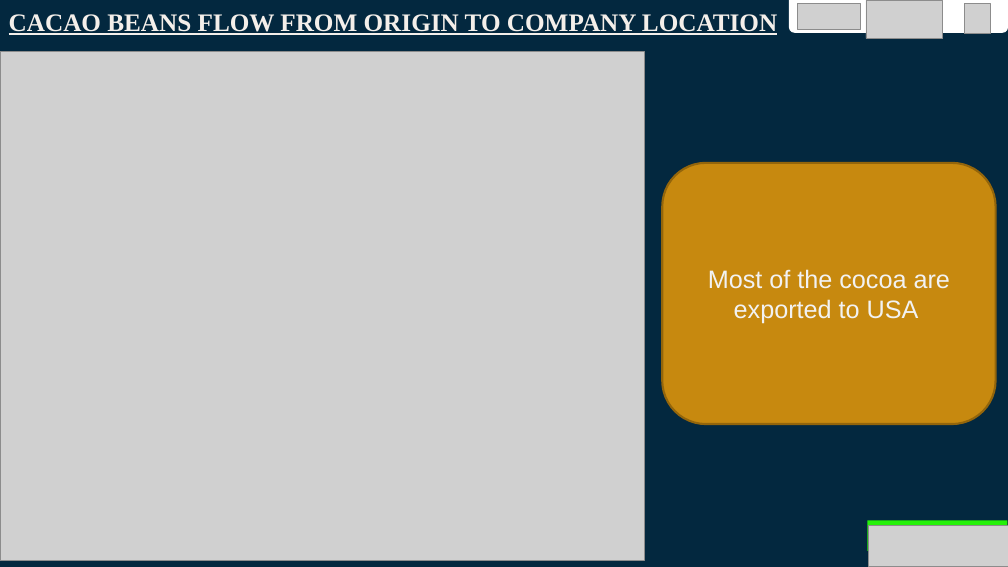
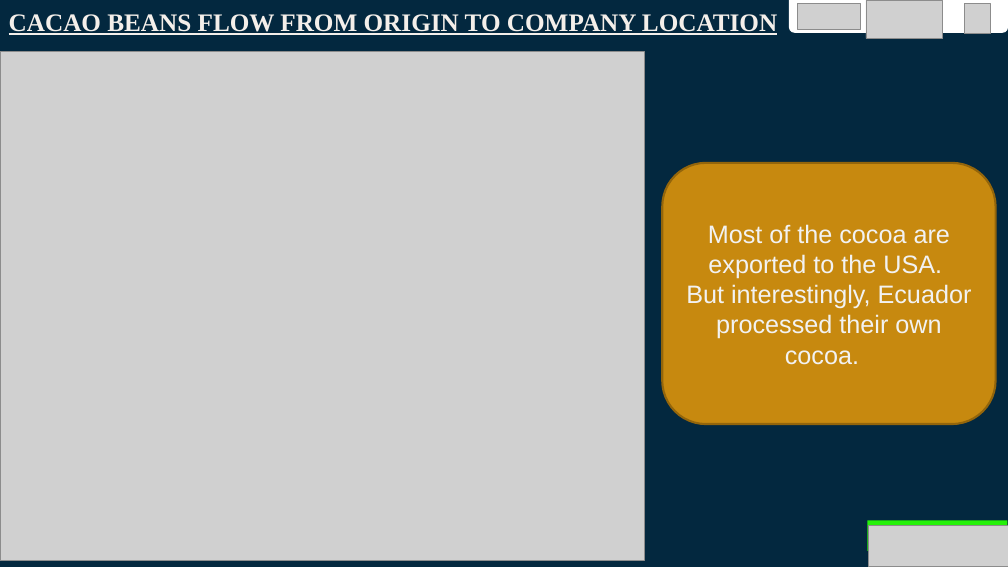
Before and after one commit to Daksam/Group-1-EDA-project, a slide deck: slide 13 of Group 1 EDA Project DIGICAP.pptx (slide 12 before the commit). Drawn at 1008x567 pixels with LibreOffice and Linux fonts; fonts in the diff are those of the drawing; grey boxes stand for pictures. Boxes give left, top, right and bottom in pixels: in the first picture for what was removed or moved away, otherwise in the second. Text is boxed around its words. In the diff, an @@ line names an element or a change of style, - is before the commit and + after.

```diff
--- a/Group 1 EDA Project DIGICAP.pptx
+++ b/Group 1 EDA Project DIGICAP.pptx
@@ text in rounded rectangle at (686,224,972,365): text changed @@
-Most of the cocoa are exported to USA
+Most of the cocoa are exported to the USA.
+But interestingly, Ecuador processed their own cocoa.
```
Also in this commit, not shown: 9 other slides changed, 1 slide added.
